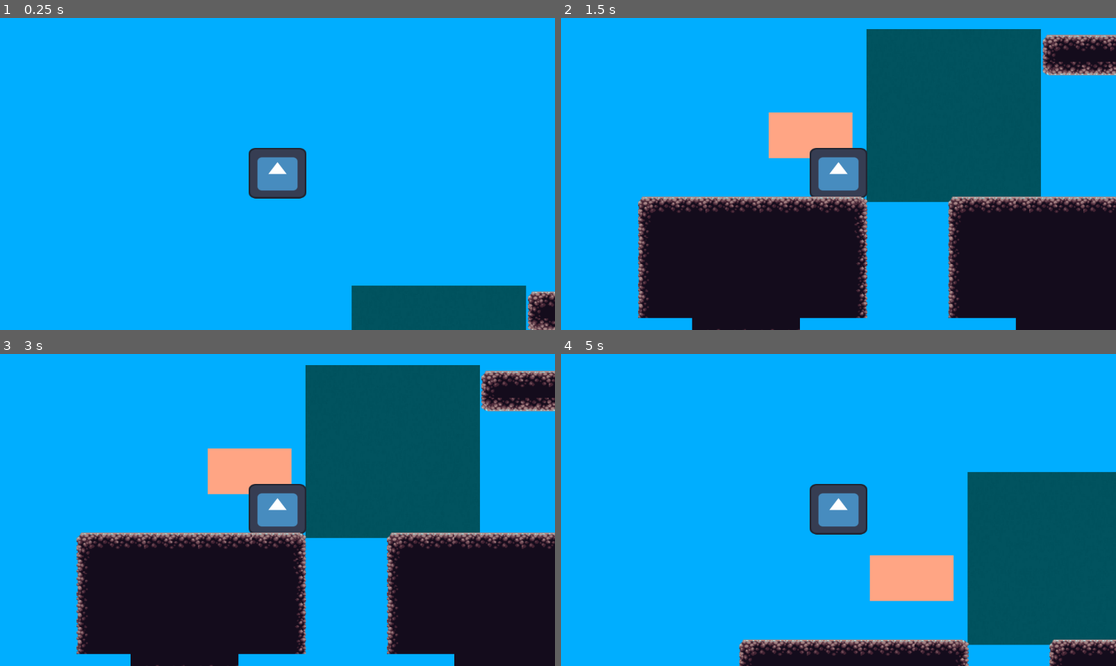
Above: before the commit, frames 1-4 (two rows, left to right).
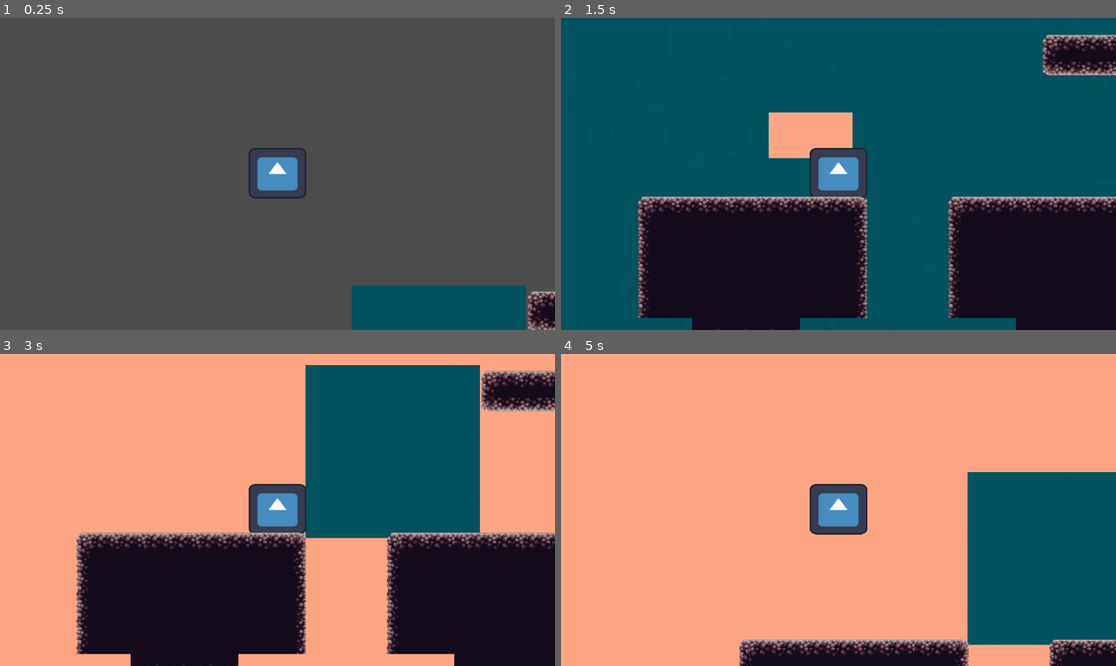
Above: after the commit, the same moments.

Repository: nattbc/proyecto_grupo_3
Game: Godot game, scene res://node_2d.tscn
Same seed, same stepped clock (60 frames per second), same inputs: the game is played once before the commit and once after it. The engine's default icon, where the game draws it, is replaced by a stand-in: a white triangle on a blue panel in a dark square.
Inputs:
- Up to frame 1 (0.25 s): no input
- Up to frame 2 (1.5 s): hold 1 (press_1) 0.53-1.28 s; hold Right (move_right) from 0.53 s (still down); tap Up (move_up) at 0.77 s; tap 2 (press_2) at 0.8, 1.35 s; tap Enter at 1.25 s
- Up to frame 3 (3 s): tap Up (move_up) at 1.52 s; tap 3 (press_3) at 1.55 s; tap Space at 2 s; release Right (move_right) at 2.03 s; hold Left (move_left) 2.03-2.78 s; hold 3 (press_3) 2.03-2.78 s; tap 1 (press_1) at 2.3, 2.85 s; tap Enter at 2.75 s; hold Right (move_right) from 2.78 s (still down)
- Up to frame 4 (5 s): tap Up (move_up) at 3.02, 3.77, 4.52 s; tap 2 (press_2) at 3.05 s; tap Space at 3.5 s; hold 2 (press_2) 3.53-4.28 s; tap 3 (press_3) at 3.8, 4.35 s; tap Enter at 4.25 s; release Right (move_right) at 4.28 s; hold Left (move_left) from 4.28 s (still down); tap 1 (press_1) at 4.55 s

The runs differ from the first frame. In frame 1, 93% of the frame differs, in the area x 0-100%, y 0-100%; in frame 2, 49%; in frame 3, 49%; in frame 4, 77%.

Commit message:
cambio del color del fondo que funciona

Diff:
--- a/larry.gd
+++ b/larry.gd
@@ -2,6 +2,10 @@
 
 const SPEED = 300.0
 const JUMP_VELOCITY = -500.0
+
+@onready var fondo_verde:CanvasItem = $"../fondo_verde"
+@onready var fondo_rosa:CanvasItem = $"../fondo_rosa"
+@onready var fondo_azul:CanvasItem = $"../fondo_azul"
 
 # Get the gravity from the project settings to be synced with RigidBody nodes.
 var gravity = ProjectSettings.get_setting("physics/2d/default_gravity")
@@ -27,27 +31,24 @@
 
 	pass_through()
 
-
-#var fondo_celeste
-#var fondo_verde
-#var fondo_rosa
-
 func pass_through():
 	if Input.is_action_pressed("press_1"): #desaparece rosa
 		set_collision_masks(2, [3,4])
-		#set_visibility_layers(2, [3,4]) # aparece fondo rosa
+		fondo_rosa.visible = true # aparece fondo rosa
+		fondo_verde.visible = false
+		fondo_azul.visible = false
 
 	if Input.is_action_pressed("press_2"): #desaparece verde
 		set_collision_masks(3, [2,4])
-		#set_visibility_layers(3, [2,4]) # aparece fondo verde
+		fondo_verde.visible = true # aparece fondo verde
+		fondo_rosa.visible = false
+		fondo_azul.visible = false
 
 	if Input.is_action_pressed("press_3"): #desaparece azul
 		set_collision_masks(4, [2,3])
-		#set_visibility_layers(4, [2,3]) # aparece fondo azul
-
-		#$fondo_verde.visible= false
-		#$fondo_rosa.visible= false
-		#$fondo_celeste.visible= true
+		fondo_azul.visible = true # aparece fondo azul
+		fondo_verde.visible = false
+		fondo_rosa.visible = false
 
 
 
@@ -55,8 +56,3 @@
 	set_collision_mask_value(pass_mask, false)
 	for not_pass_mask in not_pass_masks:
 		set_collision_mask_value(not_pass_mask, true)
-
-func set_visibility_layers(show_layer, not_show_layers):
-	set_visibility_layer_bit(show_layer, true)
-	for not_show_layer in not_show_layers:
-		set_visibility_layer_bit(not_show_layer, false)
--- a/node_2d.tscn
+++ b/node_2d.tscn
@@ -164,18 +164,21 @@
 
 [node name="world" type="Node2D"]
 
-[node name="fondo rosa" parent="." instance=ExtResource("7_32mw1")]
+[node name="fondo_rosa" parent="." instance=ExtResource("7_32mw1")]
+visible = false
 visibility_layer = 2
 collision_layer = 0
 collision_mask = 0
 
-[node name="fondo verde" parent="." instance=ExtResource("2_mmyjg")]
+[node name="fondo_verde" parent="." instance=ExtResource("2_mmyjg")]
+visible = false
 visibility_layer = 4
 position = Vector2(-181, -53)
 collision_layer = 0
 collision_mask = 0
 
-[node name="fondo celeste" parent="." instance=ExtResource("3_6cdhk")]
+[node name="fondo_azul" parent="." instance=ExtResource("3_6cdhk")]
+visible = false
 visibility_layer = 8
 collision_layer = 0
 collision_mask = 0
@@ -192,7 +195,7 @@
 collision_mask = 0
 script = ExtResource("6_rft67")
 
-[node name="celeste" parent="." instance=ExtResource("9_ggrkb")]
+[node name="azul" parent="." instance=ExtResource("9_ggrkb")]
 position = Vector2(563, 210)
 collision_layer = 8
 collision_mask = 0
